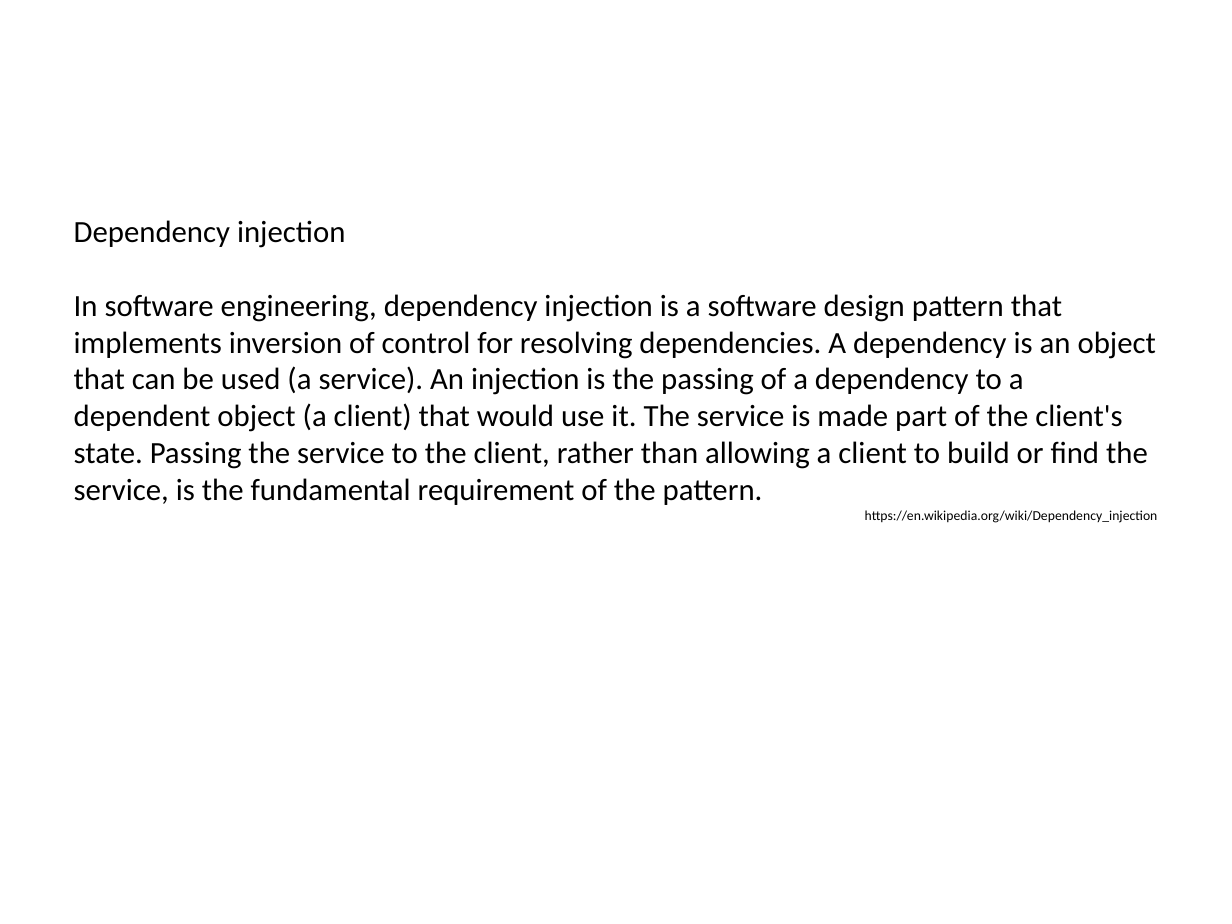
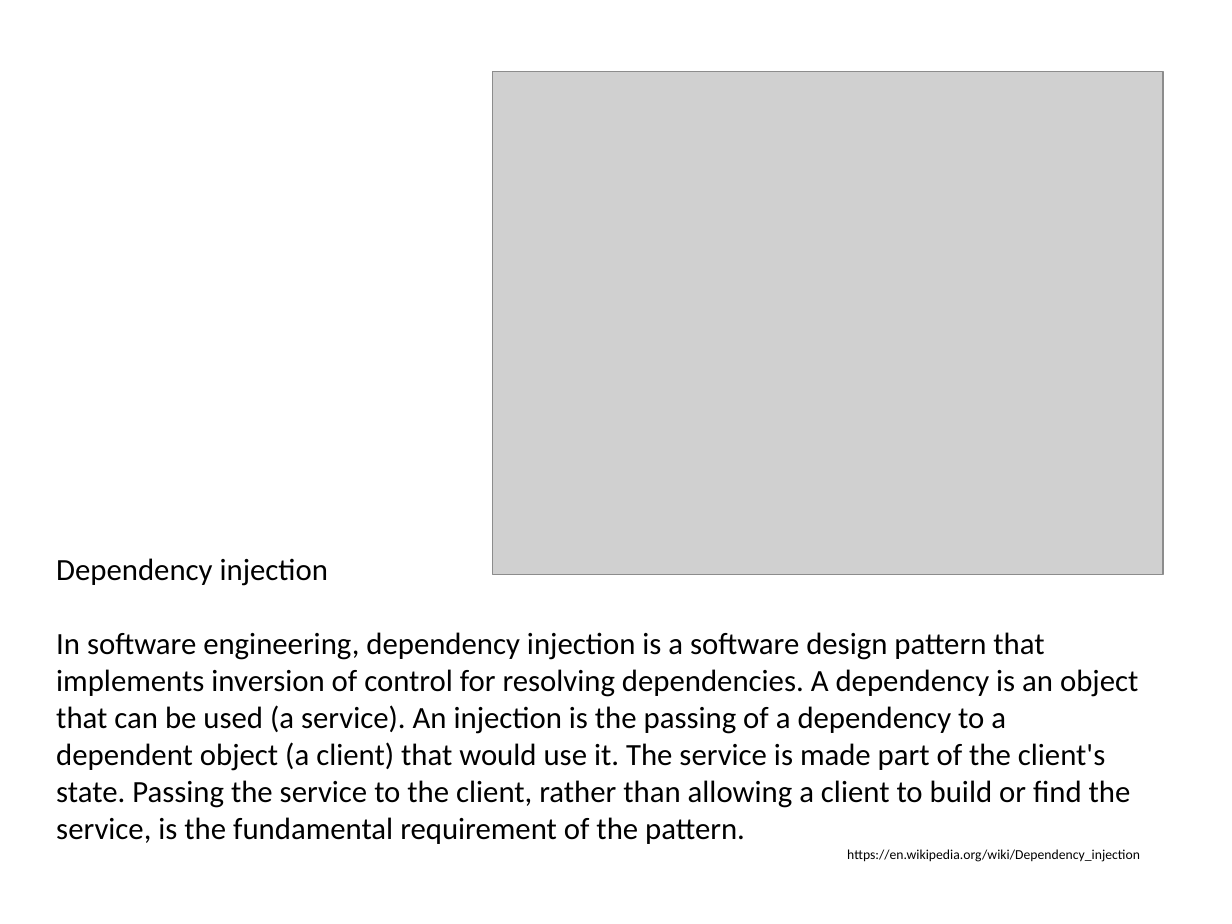
Before and after one commit to hotjk/translation, a slide deck: slide 16 of abstract.pptx (slide 14 before the commit). Drawn at 1232x924 pixels with LibreOffice and Linux fonts; fonts in the diff are those of the drawing; grey boxes stand for pictures. Boxes give left, top, right and bottom in pixels: in the first picture for what was removed or moved away, otherwise in the second. Text is boxed around its words. In the diff, an @@ line names an element or a change of style, - is before the commit and + after.

```diff
--- a/abstract.pptx
+++ b/abstract.pptx
@@ picture added at (493,71,1163,574) @@
@@ text "Dependency injection": place and size @@
-text "Dependency injection" at (74,220,1158,523)
+text "Dependency injection" at (56,558,1140,862)
```
Also in this commit, not shown: 5 other slides changed, 3 slides added.
